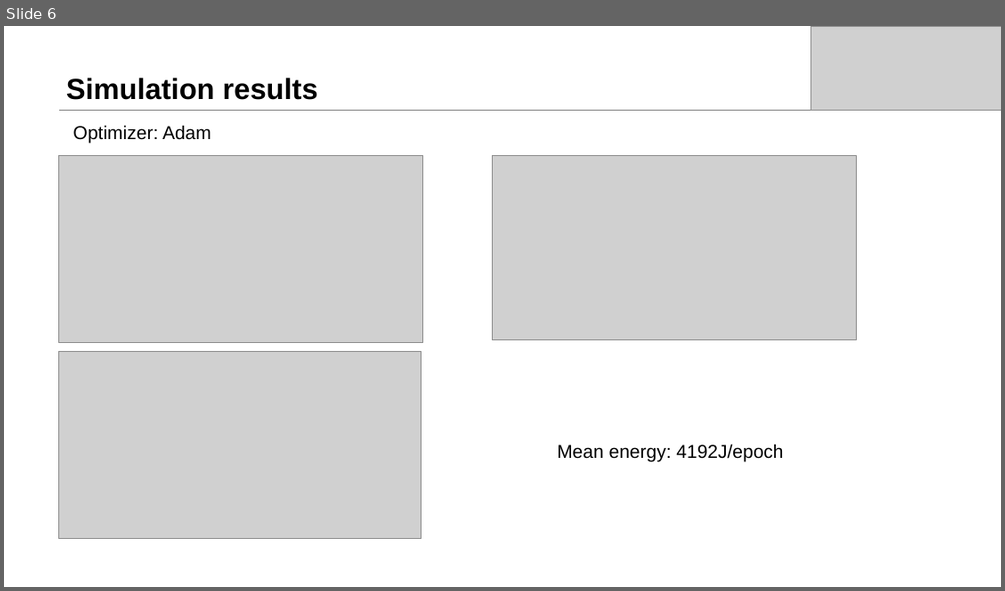
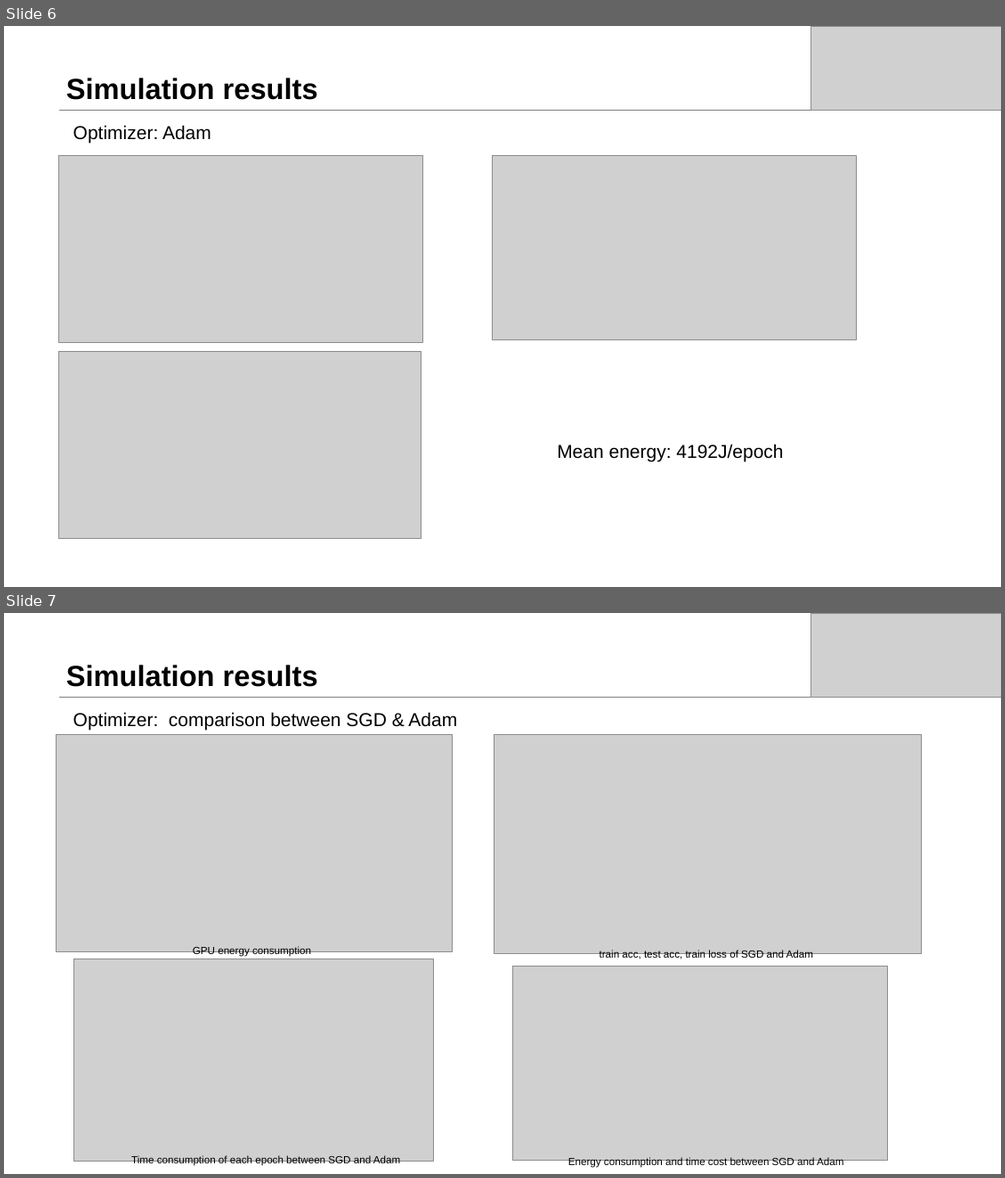
Before and after one commit to dtjgp/GreenAI, a slide deck: presentation/GreenAI_2nd.pptx. Shown one above the other, each under a label of ours: slide 6 before the commit, slides 6 and 7 after it. The pictures are 1005x591 and 1005x1178 pixels, drawn with LibreOffice and Linux fonts; fonts in the diff are those of the drawing; grey boxes stand for pictures. Boxes give left, top, right and bottom in pixels: in the first picture for what was removed or moved away, otherwise in the second. Text is boxed around its words. In the diff, an @@ line names an element or a change of style, - is before the commit and + after.

```diff
--- a/presentation/GreenAI_2nd.pptx
+++ b/presentation/GreenAI_2nd.pptx
@@ slide 7 added at bbox=[4, 613, 1001, 1174], background #FFFFFF; not listed: 1 template element that a slide beside it also shows @@
@@ picture added at bbox=[811, 613, 1001, 697] @@
@@ title added at bbox=[66, 665, 318, 687], 28 pt, text #000000, bold @@
+Simulation results
@@ text added at bbox=[73, 712, 457, 730], 18 pt, text #000000 @@
+Optimizer: comparison between SGD & Adam
@@ picture added at bbox=[56, 735, 452, 952] @@
@@ picture added at bbox=[494, 735, 922, 954] @@
@@ picture added at bbox=[74, 959, 434, 1160] @@
@@ text added at bbox=[193, 946, 311, 957], 10 pt, text #000000 @@
+GPU energy consumption
@@ text added at bbox=[599, 949, 813, 959], 10 pt, text #000000 @@
+train acc, test acc, train loss of SGD and Adam
@@ picture added at bbox=[512, 965, 887, 1159] @@
@@ text added at bbox=[131, 1155, 400, 1166], 10 pt, text #000000 @@
+Time consumption of each epoch between SGD and Adam
@@ text added at bbox=[568, 1157, 843, 1167], 10 pt, text #000000 @@
+Energy consumption and time cost between SGD and Adam
```
Also in this commit, not shown: 2 slides changed, 1 slide removed.
